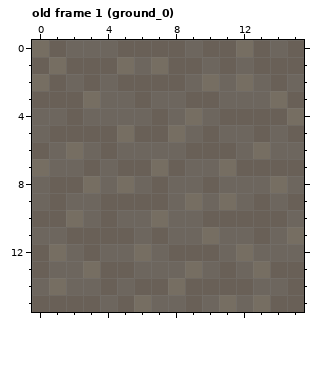
A pixel-art file gets an edit: aseprite/ground.aseprite. Above, as it was before the edit.
16x16 pixels, 4 frames. Colours within 5 levels of each other are drawn and written as one. Shown: old frame 1 (ground_0). The commit also changed other frames, which this record leaves out.
The same view after the edit:
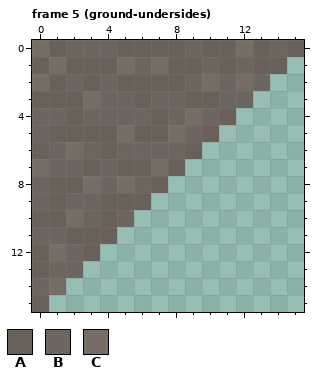
Palette (. is transparent): A #696057  B #6d665e  C #766e62
A new or re-ordered frame is compared with the old frame closest to it.
The edit:
frames 4 -> 6
Frame 5 (ground-undersides) is new; against old frame 1 (ground_0):
The author cleared colour A in row 1 at x 15; in row 2 at x 14; in row 3 at x 15; in row 4 at x 12 to 14; in row 5 at x 13 and 15; in row 6 at x 10 to 11.
The author cleared colour A in row 7 at x 12 to 15; in row 8 at x 10; in row 9 at x 7, 13 and 15; in row 10 at x 10 to 14; in row 11 at x 5, 7 and 13; in row 12 at x 8 to 10.
The author cleared colour A in row 13 at x 4 to 5, 11 and 14 to 15; in row 14 at x 4, 6 to 7, 9 to 12 and 15; in row 15 at x 1 to 3, 5, 9 and 14 to 15.
The author cleared colour B in row 2 at x 15; in row 3 at x 13; in row 5 at x 11 to 12 and 14; in row 6 at x 12 and 14 to 15; in row 7 at x 9 to 10; in row 8 at x 8 to 9, 11 to 13 and 15.
The author cleared colour B in row 9 at x 8, 10, 12 and 14; in row 10 at x 6, 8 to 9 and 15; in row 11 at x 6, 8 to 9, 11 to 12 and 14; in row 12 at x 4 to 5, 7, 11 and 13 to 15; in row 13 at x 6 to 8, 10 and 12; in row 14 at x 2 to 3, 5 and 13 to 14.
The author cleared colour B in row 15 at x 4, 7 to 8, 10 and 12.
The author cleared colour C in row 3 at x 14; in row 4 at x 15; in row 6 at x 13; in row 7 at x 11; in row 8 at x 14; in row 9 at x 9 and 11.
The author cleared colour C in row 10 at x 7; in row 11 at x 10 and 15; in row 12 at x 6 and 12; in row 13 at x 3, 9 and 13; in row 14 at x 8; in row 15 at x 6, 11 and 13.
Where, in picture pixels (left, top, right, bottom), the same in both pictures:
erased: (49, 57, 304, 312)
